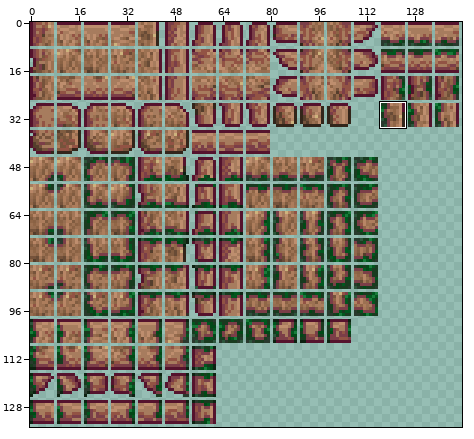
One commit to this sprite sheet: Tiles/TFWood.png. Above: a wide view before the commit, with the close-up outlined.
Close-up. First the earlier version:
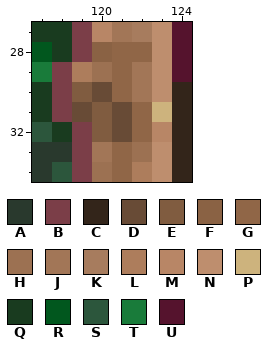
The file is 288x270 pixels, drawn in blocks of 2x2; one block is one cell here. Colours within 5 levels of each other are drawn and written as one. Shown: x 117..124, y 27..34. The commit also changed other parts of the picture, which this record leaves out.
Palette (. is transparent): A #29392d  B #7b3e48  C #33251a  D #684b36  E #805c40  F #8a6244  G #906647  H #9c7152  J #a27657  K #a77c5e  L #ad7d5c  M #b88666  N #be8e6e  P #cdb37d  Q #193b1f  R #01571e  S #2c563c  T #197b3a  U #55132d
Pixels before, first column x 117:
27 QQBMJKNU
28 RQBFGGNU
29 TBLHGJNU
30 QBEDGJNC
31 QBDEDGPC
32 SQBEDGMC
33 AABJGHNC
34 ASBHGLNC
New version:
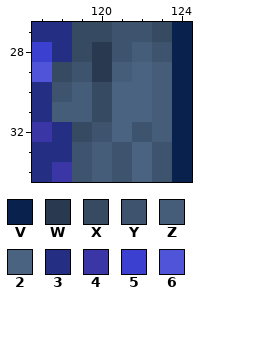
Colours new in this view: V #09224d  W #293a50  X #364a62  Y #3d536e  Z #465d79  2 #496381  3 #242f83  4 #3a36a6  5 #3c40d1  6 #5054d8
The exact change:
Changed rows in their new state; - is an unchanged pixel.
first column x 117:
27 33XXYYXV
28 53XWYZYV
29 6XYWZ2ZV
30 3YZX22ZV
31 3ZZX22ZV
32 43XY2YZV
33 33YZY2YV
34 34YZY2YV
